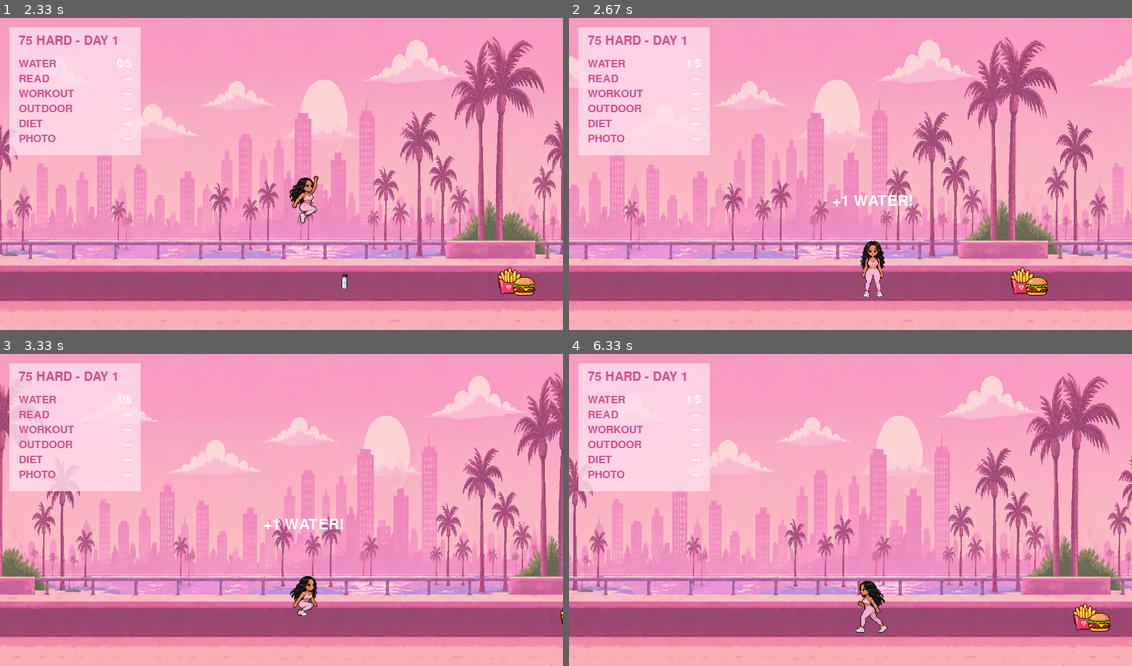
Above: before the commit, frames 1-4 (two rows, left to right).
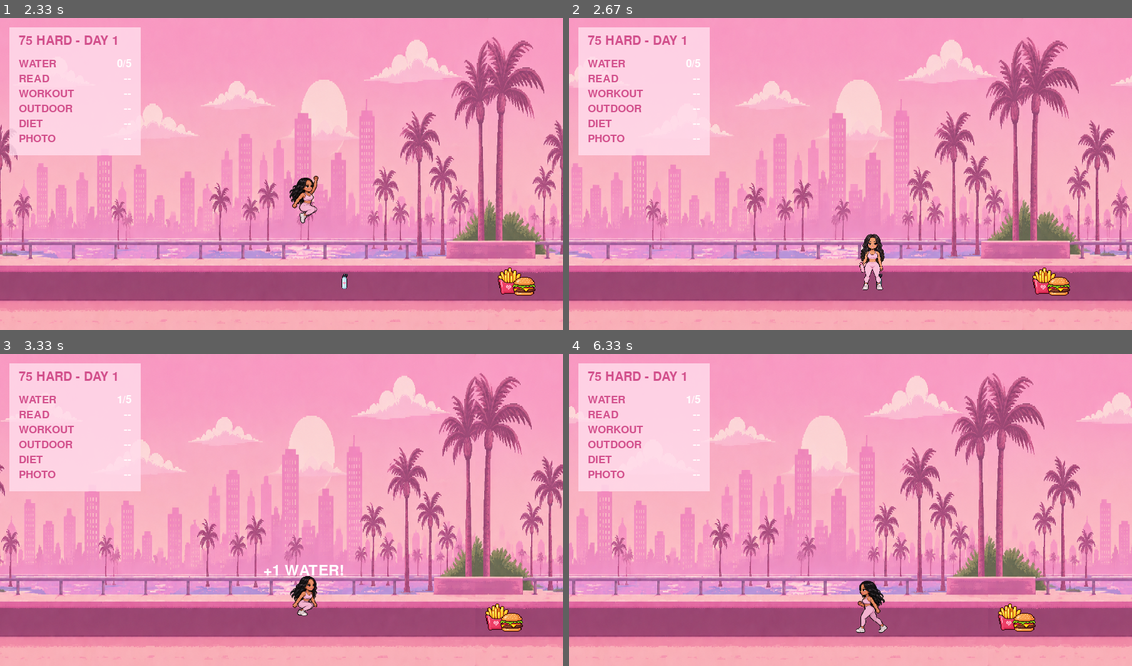
Above: after the commit, the same moments.

Repository: lavslab/75-hard-pygame
Game: pygame game, started from main.py
Same seed, same stepped clock (60 frames per second), same inputs: the game is played once before the commit and once after it.
Inputs:
- Up to frame 1 (2.33 s): tap Space at 0.33, 0.73, 1.03, 1.23, 1.53, 1.73, 2.03, 2.23 s; hold W 0.67-1.13 s; hold Right 0.67-1.13 s; hold R 1.17-1.63 s; hold Right 1.17-1.63 s; hold Right 1.67-2.13 s; hold Right from 2.17 s (still down)
- Up to frame 2 (2.67 s): tap Space at 2.53 s; release Right at 2.63 s
- Up to frame 3 (3.33 s): hold Left 2.67-3.2 s; tap Space at 2.73, 3.03, 3.3 s; hold Left from 3.23 s (still down)
- Up to frame 4 (6.33 s): tap Space at 3.6, 3.73, 4.03, 4.4, 4.7, 4.9, 5.2, 5.4, 5.7, 5.9, 6.2 s; release Left at 3.63 s; hold Right 3.67-4.3 s; hold Left 4.33-4.8 s; hold Right 4.83-5.3 s; hold Right 5.33-5.8 s; hold Left from 5.83 s (still down)

Frame 1 is identical in both runs. In frame 2, 24% of the frame differs, in the area x 0-100%, y 6-98%; in frame 3, 29%; in frame 4, 30%.

Commit message:
Add animated water drinking interaction

Diff:
--- a/main.py
+++ b/main.py
@@ -85,6 +85,28 @@
 ]
 
 
+# ---------------- DRINKING FRAMES ----------------
+
+drink_frames = [
+    pygame.image.load(
+        f"assets/lav_sprite_frames/game_ready/drink/drink_{i}.png"
+    ).convert_alpha()
+    for i in range(1, 5)
+]
+
+drink_frames = [
+    pygame.transform.scale(frame, (lav_width, lav_height))
+    for frame in drink_frames
+]
+
+
+# ---------------- WORKOUT FRAMES ----------------
+workout_frames = [
+    pygame.image.load(f"assets/lav_sprite_frames/game_ready/workout/workout_{i}.png").convert_alpha()
+    for i in range(1, 5)
+]
+workout_frames = [pygame.transform.scale(frame, (lav_width, lav_height)) for frame in workout_frames]
+
 # ---------------- WATER IMAGE ----------------
 
 water_width = 40
@@ -164,6 +186,21 @@
 except (pygame.error, FileNotFoundError):
     book_read_sound = None
     print("book_read.wav not found - continuing without sound")
+
+
+# ---------------- DUMBBELL IMAGE ----------------
+
+dumbbell_width = 85
+dumbbell_height = 55
+
+dumbbell_image = pygame.image.load(
+    "assets/dumbbell.png"
+).convert_alpha()
+
+dumbbell_image = pygame.transform.scale(
+    dumbbell_image,
+    (dumbbell_width, dumbbell_height)
+)
 
 
 # ---------------- PLAYER SETTINGS ----------------
@@ -205,6 +242,12 @@
 water_popup_timer = 0
 water_popup_y = 0
 
+# Drinking animation state
+drinking_active = False
+drink_animation_index = 0.0
+drink_animation_speed = 0.10
+current_water_bottle = None
+
 
 # ---------------- JUNK FOOD ----------------
 
@@ -233,6 +276,24 @@
 book_popup_y = 0
 
 
+# ---------------- WORKOUT CHALLENGE ----------------
+
+dumbbell_x = 2250
+dumbbell_y = 395
+workout_interaction_distance = 110
+
+workout_active = False
+workout_complete = False
+workout_reps = 0
+workout_goal = 10
+
+workout_popup_timer = 0
+workout_popup_y = 0
+workout_rep_animating = False
+workout_animation_index = 0.0
+workout_animation_speed = 0.18
+
+
 # ---------------- CAMERA ----------------
 
 camera_x = 0
@@ -252,11 +313,12 @@
             running = False
 
 
-        # ---------------- READ BOOK ----------------
+        # ---------------- INTERACTIONS ----------------
 
         if event.type == pygame.KEYDOWN:
 
-            if event.key == pygame.K_r and not book_read:
+            # Read book with R
+            if event.key == pygame.K_r and not book_read and not workout_active and not drinking_active:
 
                 lav_center = lav_x + lav_width // 2
                 book_center = book_x + book_width // 2
@@ -267,19 +329,36 @@
 
                 if distance_to_book <= book_interaction_distance:
 
-                    # complete reading challenge
                     book_read = True
-
-                    # start floating completion message
                     book_popup_timer = 90
                     book_popup_y = lav_y - 10
 
-                    # page-turn sound
                     if book_read_sound:
                         book_read_sound.play()
 
                     print("10 pages complete!")
 
+            # Start workout with W
+            if event.key == pygame.K_w and not workout_complete and not workout_active and not drinking_active:
+
+                lav_center = lav_x + lav_width // 2
+                dumbbell_center = dumbbell_x + dumbbell_width // 2
+
+                distance_to_dumbbell = abs(
+                    lav_center - dumbbell_center
+                )
+
+                if distance_to_dumbbell <= workout_interaction_distance:
+                    workout_active = True
+                    workout_reps = 0
+                    print("Workout started!")
+
+            # One SPACE press starts one complete animated curl.
+            elif event.key == pygame.K_SPACE and workout_active and not workout_rep_animating:
+                workout_rep_animating = True
+                workout_animation_index = 0.0
+
+
 
     # ---------------- KEYBOARD ----------------
 
@@ -288,11 +367,13 @@
 
     # ---------------- MOVEMENT ----------------
 
-    if keys[pygame.K_LEFT] and lav_x > 0:
-        lav_x -= lav_speed
-
-    if keys[pygame.K_RIGHT] and lav_x < WORLD_WIDTH - lav_width:
-        lav_x += lav_speed
+    if not workout_active and not drinking_active:
+
+        if keys[pygame.K_LEFT] and lav_x > 0:
+            lav_x -= lav_speed
+
+        if keys[pygame.K_RIGHT] and lav_x < WORLD_WIDTH - lav_width:
+            lav_x += lav_speed
 
 
     # ---------------- RUNNING ANIMATION ----------------
@@ -300,6 +381,7 @@
     if (
         (keys[pygame.K_RIGHT] or keys[pygame.K_LEFT])
         and lav_y == 350
+        and not drinking_active
     ):
 
         run_animation_index += run_animation_speed
@@ -313,7 +395,12 @@
 
     # ---------------- JUMP ----------------
 
-    if keys[pygame.K_SPACE] and lav_y == 350:
+    if (
+        keys[pygame.K_SPACE]
+        and lav_y == 350
+        and not workout_active
+        and not drinking_active
+    ):
         lav_y_velocity = jump_strength
 
 
@@ -328,16 +415,54 @@
 
 
     # ---------------- JUMP ANIMATION ----------------
-
-    if lav_y < 350:
-
+    if lav_y < 350 and not workout_active and not drinking_active:
         jump_animation_index += jump_animation_speed
-
         if jump_animation_index >= len(jump_frames):
             jump_animation_index = len(jump_frames) - 1
-
     else:
         jump_animation_index = 0
+
+    # ---------------- WORKOUT ANIMATION ----------------
+    if workout_active and workout_rep_animating:
+        workout_animation_index += workout_animation_speed
+        if workout_animation_index >= len(workout_frames):
+            workout_rep_animating = False
+            workout_animation_index = 0.0
+            workout_reps += 1
+            print(f"Rep {workout_reps}/{workout_goal}")
+            if workout_reps >= workout_goal:
+                workout_reps = workout_goal
+                workout_active = False
+                workout_complete = True
+                workout_popup_timer = 90
+                workout_popup_y = lav_y - 10
+                print("Workout complete!")
+
+    # ---------------- DRINKING ANIMATION ----------------
+
+    if drinking_active:
+
+        drink_animation_index += drink_animation_speed
+
+        # Once all 4 drinking frames finish, collect the bottle.
+        if drink_animation_index >= len(drink_frames):
+
+            drinking_active = False
+            drink_animation_index = 0.0
+
+            if current_water_bottle is not None:
+                current_water_bottle["collected"] = True
+                water_count += 1
+
+                water_popup_timer = 60
+                water_popup_y = lav_y - 10
+
+                if water_ding:
+                    water_ding.play()
+
+                print(f"Water {water_count}/{water_goal}")
+
+                current_water_bottle = None
 
 
     # ---------------- CAMERA ----------------
@@ -369,28 +494,28 @@
 
     # ---------------- WATER COLLISION ----------------
 
-    for bottle in water_bottles:
-
-        bottle_rect = pygame.Rect(
-            bottle["x"],
-            bottle["y"],
-            water_width,
-            water_height
-        )
-
-        if (
-            not bottle["collected"]
-            and lav_rect.colliderect(bottle_rect)
-        ):
-
-            bottle["collected"] = True
-            water_count += 1
-
-            water_popup_timer = 60
-            water_popup_y = lav_y - 10
-
-            if water_ding:
-                water_ding.play()
+    # Touching a bottle starts the drinking animation.
+    # The bottle is only counted/disappears AFTER the animation finishes.
+    if not drinking_active and not workout_active:
+
+        for bottle in water_bottles:
+
+            bottle_rect = pygame.Rect(
+                bottle["x"],
+                bottle["y"],
+                water_width,
+                water_height
+            )
+
+            if (
+                not bottle["collected"]
+                and lav_rect.colliderect(bottle_rect)
+            ):
+                drinking_active = True
+                drink_animation_index = 0.0
+                current_water_bottle = bottle
+                lav_y_velocity = 0
+                break
 
 
     # ---------------- JUNK FOOD COLLISION ----------------
@@ -402,6 +527,7 @@
     if (
         lav_rect.colliderect(junk_rect)
         and junk_collision_cooldown == 0
+        and not drinking_active
     ):
 
         junk_message_timer = 60
@@ -430,6 +556,23 @@
     near_book = (
         distance_to_book <= book_interaction_distance
         and not book_read
+        and not drinking_active
+    )
+
+
+    # ---------------- WORKOUT DISTANCE ----------------
+
+    dumbbell_center = dumbbell_x + dumbbell_width // 2
+
+    distance_to_dumbbell = abs(
+        lav_center - dumbbell_center
+    )
+
+    near_dumbbell = (
+        distance_to_dumbbell <= workout_interaction_distance
+        and not workout_complete
+        and not workout_active
+        and not drinking_active
     )
 
 
@@ -438,6 +581,7 @@
     lav_screen_x = lav_x - camera_x
     junk_screen_x = junk_x - camera_x
     book_screen_x = book_x - camera_x
+    dumbbell_screen_x = dumbbell_x - camera_x
 
 
     # ---------------- DRAW BACKGROUND ----------------
@@ -488,57 +632,49 @@
         )
 
 
+    # ---------------- DRAW DUMBBELL ----------------
+
+    if not workout_complete:
+
+        screen.blit(
+            dumbbell_image,
+            (dumbbell_screen_x, dumbbell_y)
+        )
+
+
     # ---------------- DRAW LAV ----------------
-
-    if lav_y < 350:
-
-        current_frame = jump_frames[
-            int(jump_animation_index)
-        ]
+    if drinking_active:
+
+        frame_number = min(
+            int(drink_animation_index),
+            len(drink_frames) - 1
+        )
+
+        current_frame = drink_frames[frame_number]
 
         screen.blit(
             current_frame,
             (lav_screen_x, lav_y)
         )
 
-
+    elif workout_active:
+        if workout_rep_animating:
+            frame_number = min(int(workout_animation_index), len(workout_frames) - 1)
+            current_frame = workout_frames[frame_number]
+        else:
+            current_frame = workout_frames[0]
+        screen.blit(current_frame, (lav_screen_x, lav_y))
+    elif lav_y < 350:
+        current_frame = jump_frames[int(jump_animation_index)]
+        screen.blit(current_frame, (lav_screen_x, lav_y))
     elif keys[pygame.K_RIGHT]:
-
-        current_frame = run_frames[
-            int(run_animation_index)
-        ]
-
-        screen.blit(
-            current_frame,
-            (lav_screen_x, lav_y)
-        )
-
-
+        current_frame = run_frames[int(run_animation_index)]
+        screen.blit(current_frame, (lav_screen_x, lav_y))
     elif keys[pygame.K_LEFT]:
-
-        current_frame = run_frames[
-            int(run_animation_index)
-        ]
-
-        current_frame = pygame.transform.flip(
-            current_frame,
-            True,
-            False
-        )
-
-        screen.blit(
-            current_frame,
-            (lav_screen_x, lav_y)
-        )
-
-
+        current_frame = pygame.transform.flip(run_frames[int(run_animation_index)], True, False)
+        screen.blit(current_frame, (lav_screen_x, lav_y))
     else:
-
-        screen.blit(
-            lav_image,
-            (lav_screen_x, lav_y)
-        )
-
+        screen.blit(lav_image, (lav_screen_x, lav_y))
 
     # ---------------- PRESS R PROMPT ----------------
 
@@ -562,6 +698,94 @@
         )
 
 
+    # ---------------- PRESS W PROMPT ----------------
+
+    if near_dumbbell:
+
+        workout_prompt = small_font.render(
+            "Press W to Workout",
+            True,
+            WHITE
+        )
+
+        workout_prompt_x = (
+            dumbbell_screen_x
+            + dumbbell_width // 2
+            - workout_prompt.get_width() // 2
+        )
+
+        screen.blit(
+            workout_prompt,
+            (workout_prompt_x, dumbbell_y - 35)
+        )
+
+
+    # ---------------- WORKOUT MODE ----------------
+
+    if workout_active:
+
+        workout_title = font.render(
+            "WORKOUT",
+            True,
+            WHITE
+        )
+
+        rep_text = font.render(
+            f"{workout_reps}/{workout_goal} REPS",
+            True,
+            WHITE
+        )
+
+        rep_prompt_text = "CURL..." if workout_rep_animating else "SPACE = 1 REP"
+        rep_prompt = small_font.render(
+            rep_prompt_text,
+            True,
+            WHITE
+        )
+
+        center_x = WIDTH // 2
+
+        screen.blit(
+            workout_title,
+            (center_x - workout_title.get_width() // 2, 65)
+        )
+
+        screen.blit(
+            rep_text,
+            (center_x - rep_text.get_width() // 2, 100)
+        )
+
+        screen.blit(
+            rep_prompt,
+            (center_x - rep_prompt.get_width() // 2, 135)
+        )
+
+
+    # ---------------- WORKOUT COMPLETION POPUP ----------------
+
+    if workout_popup_timer > 0:
+
+        workout_text = font.render(
+            "WORKOUT COMPLETE!",
+            True,
+            WHITE
+        )
+
+        workout_popup_x = (
+            lav_screen_x
+            + lav_width // 2
+            - workout_text.get_width() // 2
+        )
+
+        screen.blit(
+            workout_text,
+            (workout_popup_x, workout_popup_y)
+        )
+
+        workout_popup_y -= 0.5
+        workout_popup_timer -= 1
+
+
     # ---------------- WATER POPUP ----------------
 
     if water_popup_timer > 0:
@@ -666,10 +890,17 @@
     else:
         read_status = "--"
 
+    if workout_complete:
+        workout_status = "DONE"
+    elif workout_active:
+        workout_status = f"{workout_reps}/{workout_goal}"
+    else:
+        workout_status = "--"
+
     tasks = [
         ("WATER", water_status),
         ("READ", read_status),
-        ("WORKOUT", "--"),
+        ("WORKOUT", workout_status),
         ("OUTDOOR", "--"),
         ("DIET", "--"),
         ("PHOTO", "--"),
Binary file added: assets/dumbbell.png
Binary file added: assets/lav_sprite_frames/game_ready/drink/drink_1.png
Binary file added: assets/lav_sprite_frames/game_ready/drink/drink_2.png
Binary file added: assets/lav_sprite_frames/game_ready/drink/drink_3.png
Binary file added: assets/lav_sprite_frames/game_ready/drink/drink_4.png
Binary file added: assets/lav_sprite_frames/game_ready/workout/workout_1.png
Binary file added: assets/lav_sprite_frames/game_ready/workout/workout_2.png
Binary file added: assets/lav_sprite_frames/game_ready/workout/workout_3.png
Binary file added: assets/lav_sprite_frames/game_ready/workout/workout_4.png
